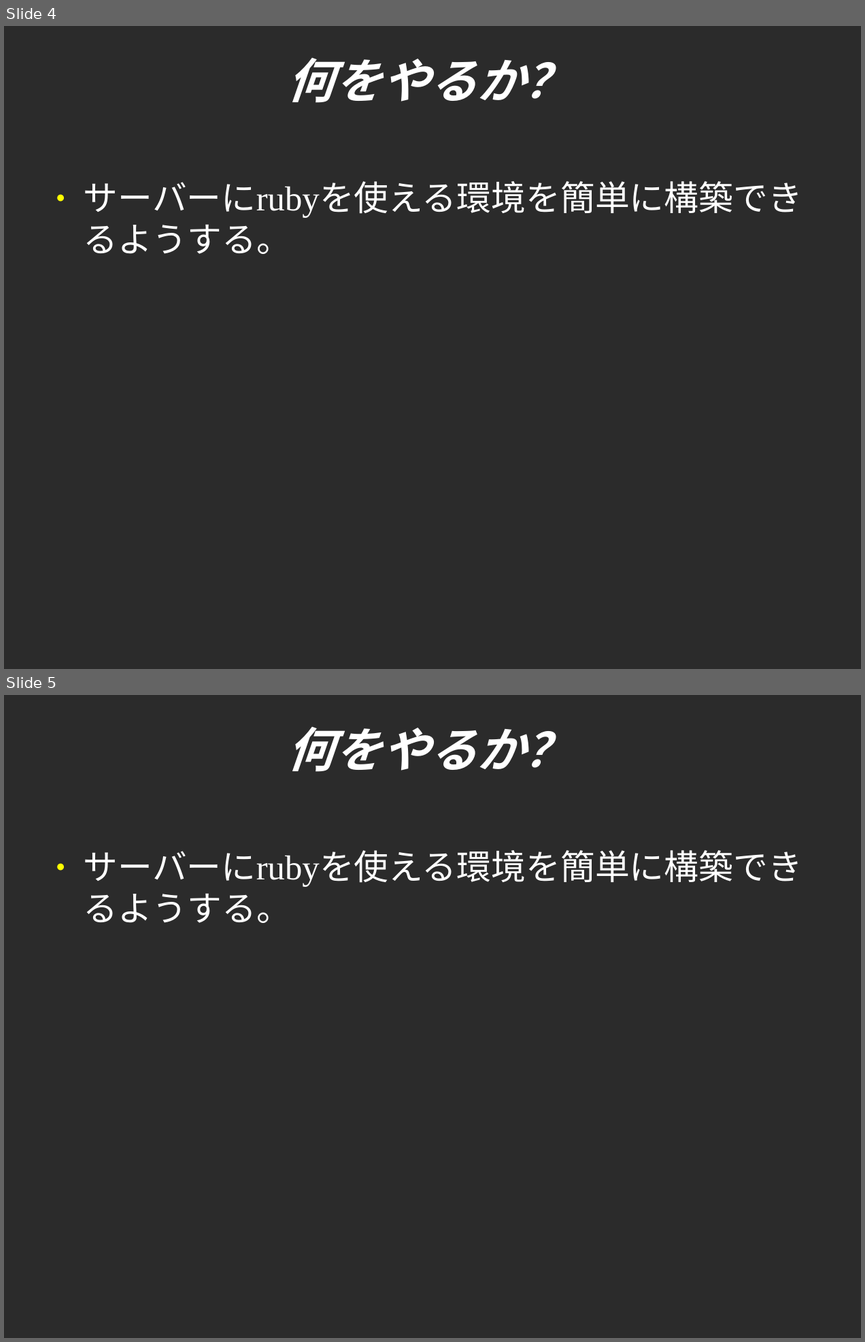
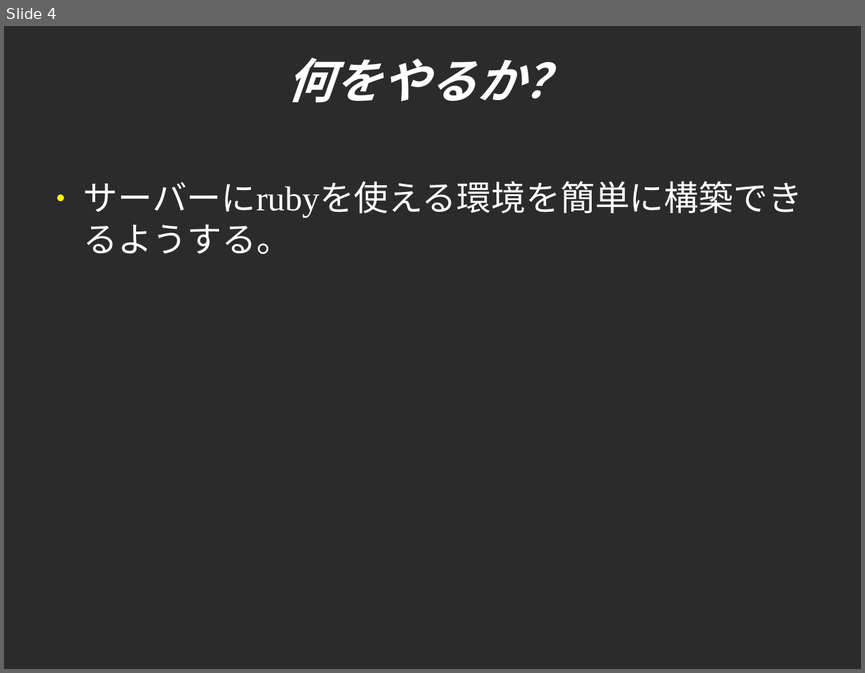
Before and after one commit to sendagayarb/mokmok_2012-05-28, a slide deck: fukajun/capistrano.odp. Shown one above the other, each under a label of ours: slides 4 and 5 before the commit, slide 4 after it. The pictures are 865x1342 and 865x673 pixels, drawn with LibreOffice and Linux fonts; fonts in the diff are those of the drawing; background and template pictures are left out; a plain dark background stands for a picture behind light text. Boxes give left, top, right and bottom in pixels: in the first picture for what was removed or moved away, otherwise in the second. Text is boxed around its words. In the diff, an @@ line names an element or a change of style, - is before the commit and + after.

```diff
--- a/fukajun/capistrano.odp
+++ b/fukajun/capistrano.odp
@@ slide 5 removed at [4,695,861,1338], background picture (left out) @@
@@ title removed at [287,726,572,772] @@
-何をやるか？
@@ text removed at [84,850,802,923] @@
-● サーバーにrubyを使える環境を簡単に構築できるようする。
```
Also in this commit, not shown: 16 slides changed, 1 slide added.
